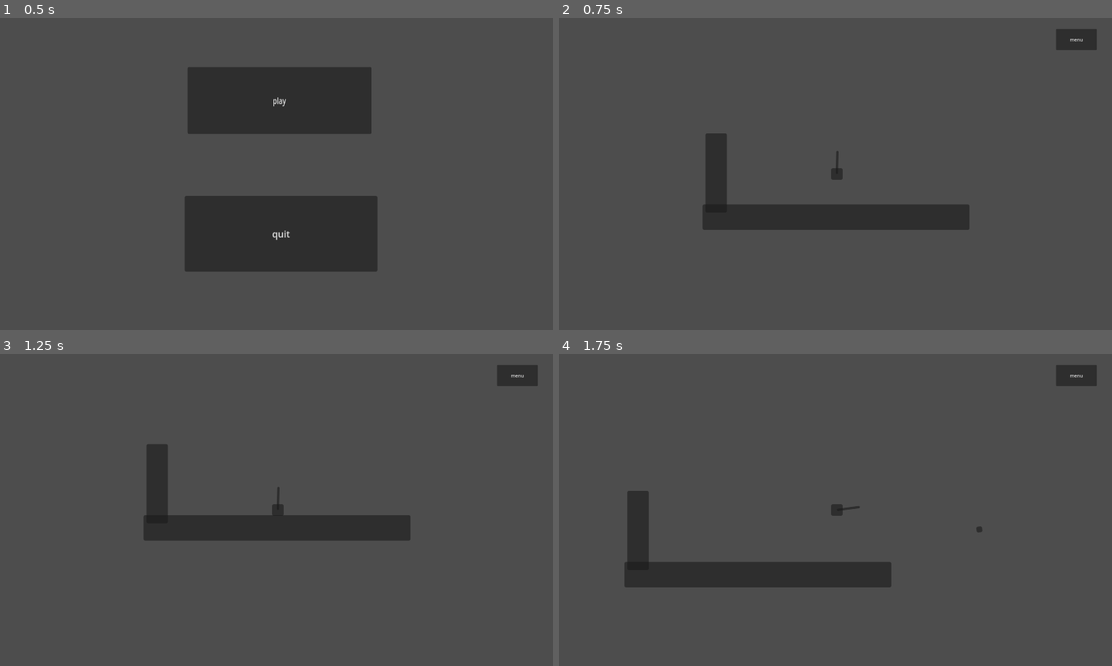
Above: before the commit, frames 1-4 (two rows, left to right).
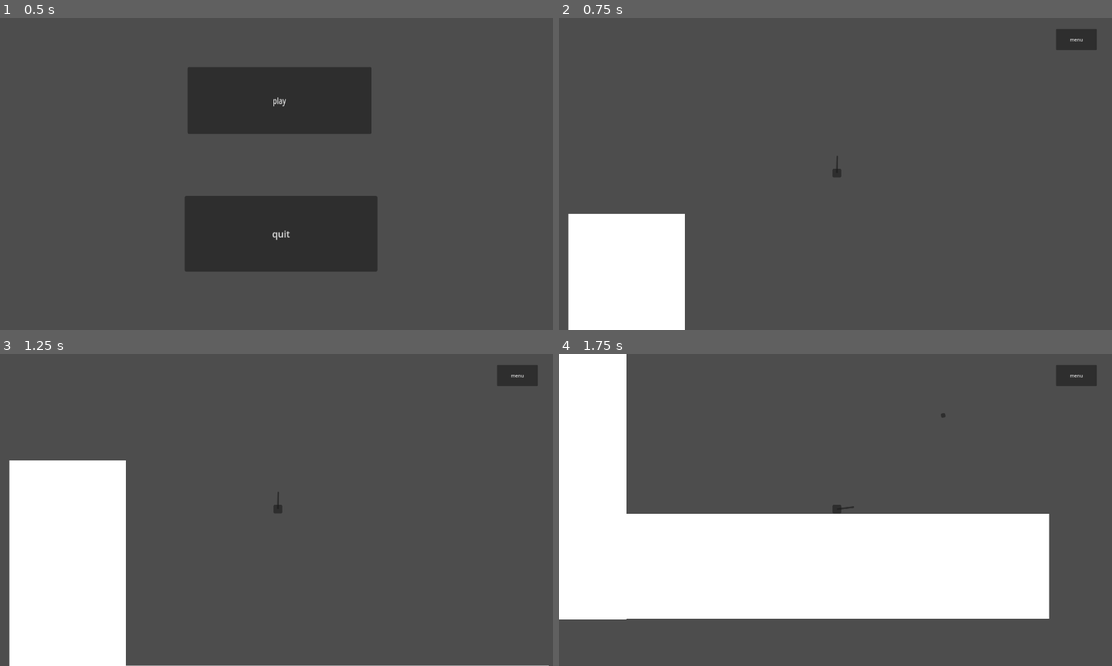
Above: after the commit, the same moments.

Repository: rowanmcevilly/godot_game_1
Game: Godot game, scene res://menu.tscn
Same seed, same stepped clock (60 frames per second), same inputs: the game is played once before the commit and once after it. The engine's default icon, where the game draws it, is replaced by a stand-in: a white triangle on a blue panel in a dark square.
Inputs (mouse positions are in pixels of both pictures, inside the frame that each line leads up to):
- Up to frame 1 (0.5 s): no input
- Up to frame 2 (0.75 s): click "play" at 0.5 s
- Up to frame 3 (1.25 s): no input
- Up to frame 4 (1.75 s): tap Enter (ui_accept) at 1.25, 1.35 s; move the mouse to (957, 494) at 1.27 s; hold Right (ui_right) from 1.28 s (still down); click (957, 494) at 1.42 s; tap Space (jump, bound only after the commit) at 1.52, 1.55 s

Frame 1 is identical in both runs. In frame 2, 13% of the frame differs, in the area x 1-75%, y 36-100%; in frame 3, 19%; in frame 4, 36%, in the area x 0-89%, y 0-86%.

Commit message:
inventory2
items can now be moved from slot to slot

Diff:
--- a/inventory.gd
+++ b/inventory.gd
@@ -1,10 +1,35 @@
-extends Node
+extends Node2D
 
+const slot_class = preload("res://slot.gd")
+const world_class = preload("res://world.tscn")
+@onready var inventory_slots = $menuGUI/ColorRect2/GridContainer
+var holding_item = null
 
+func _ready():
+	for inv_slot in inventory_slots.get_children():
+		inv_slot.gui_input.connect(slot_gui_input.bind(inv_slot))
 
-func _on_quit_pressed():
-	get_tree().quit()
+func slot_gui_input(event: InputEvent, slot: slot_class):
+	if event is InputEventMouseButton:
+		if event.button_index == MOUSE_BUTTON_LEFT && event.is_pressed():
+			if holding_item != null:
+				if !slot.item:
+					slot.put_in_slot(holding_item)
+					holding_item = null
+				else:
+					var temp_item = slot.item
+					slot.pick_from_slot()
+					temp_item.global_position = event.global_position
+					slot.put_in_slot(holding_item)
+					holding_item = temp_item
+			elif slot.item:
+				holding_item = slot.item
+				slot.pick_from_slot()
+				holding_item.global_position = get_global_mouse_position()
 
+func _input(event):
+	if holding_item:
+		holding_item.global_position = get_global_mouse_position()
 
 func _on_menu_pressed():
 	if $menuGUI.visible:
@@ -14,7 +39,6 @@
 		$menuGUI.visible = true
 		$menu.visible = false
 
-
 func _on_back_pressed():
 	if $menuGUI.visible:
 		$menuGUI.visible = false
@@ -23,6 +47,5 @@
 		$menuGUI.visible = true
 		$menu.visible = false
 
-
-func _on_inventory_pressed():
-	pass # Replace with function body.
+func _on_quit_pressed():
+	get_tree().quit()
--- a/inventory.tscn
+++ b/inventory.tscn
@@ -1,13 +1,13 @@
-[gd_scene load_steps=5 format=3 uid="uid://bjsynyhj6s6p4"]
+[gd_scene load_steps=5 format=3 uid="uid://by1qj53lehqro"]
 
 [ext_resource type="Script" path="res://inventory.gd" id="1_kqw3m"]
 [ext_resource type="Texture2D" uid="uid://b241qgote162f" path="res://graphics/icon.svg" id="2_hp8cq"]
 [ext_resource type="Script" path="res://slot.gd" id="3_4vqg2"]
 
-[sub_resource type="StyleBoxTexture" id="StyleBoxTexture_bf0lc"]
+[sub_resource type="StyleBoxTexture" id="StyleBoxTexture_4151p"]
 texture = ExtResource("2_hp8cq")
 
-[node name="Node" type="Node"]
+[node name="inventory" type="Node2D"]
 script = ExtResource("1_kqw3m")
 
 [node name="menuGUI" type="ColorRect" parent="."]
@@ -17,13 +17,13 @@
 offset_right = 1522.0
 offset_bottom = 841.0
 
-[node name="inventory" type="Button" parent="menuGUI"]
+[node name="inventory_tab" type="Button" parent="menuGUI"]
 layout_mode = 0
 offset_right = 264.0
 offset_bottom = 77.0
 text = "inventory"
 
-[node name="settings" type="Button" parent="menuGUI"]
+[node name="settings_tab" type="Button" parent="menuGUI"]
 layout_mode = 0
 offset_left = 302.0
 offset_top = -1.0
@@ -166,7 +166,6 @@
 text = "menu
 "
 
-[connection signal="pressed" from="menuGUI/inventory" to="." method="_on_inventory_pressed"]
 [connection signal="pressed" from="menuGUI/back" to="." method="_on_back_pressed"]
 [connection signal="pressed" from="menuGUI/quit" to="." method="_on_quit_pressed"]
 [connection signal="pressed" from="menu" to="." method="_on_menu_pressed"]
--- a/item.tscn
+++ b/item.tscn
@@ -3,8 +3,10 @@
 [ext_resource type="Script" path="res://item.gd" id="1_p7rqc"]
 
 [node name="item" type="Node2D"]
+z_index = 1
 script = ExtResource("1_p7rqc")
 
 [node name="TextureRect" type="TextureRect" parent="."]
 offset_right = 40.0
 offset_bottom = 40.0
+mouse_filter = 2
--- a/player.gd
+++ b/player.gd
@@ -14,7 +14,7 @@
 		velocity.y += gravity * delta
 
 	# Handle jump.
-	if Input.is_action_just_pressed("ui_accept") and is_on_floor():
+	if Input.is_action_just_pressed("jump") and is_on_floor():
 		velocity.y = JUMP_VELOCITY
 
 	# Get the input direction and handle the movement/deceleration.
--- a/project.godot
+++ b/project.godot
@@ -20,6 +20,46 @@
 window/size/viewport_width=1920
 window/size/viewport_height=1080
 
+[input]
+
+ui_left={
+"deadzone": 0.5,
+"events": [Object(InputEventKey,"resource_local_to_scene":false,"resource_name":"","device":0,"window_id":0,"alt_pressed":false,"shift_pressed":false,"ctrl_pressed":false,"meta_pressed":false,"pressed":false,"keycode":4194319,"physical_keycode":0,"key_label":0,"unicode":0,"echo":false,"script":null)
+, Object(InputEventJoypadButton,"resource_local_to_scene":false,"resource_name":"","device":0,"button_index":13,"pressure":0.0,"pressed":false,"script":null)
+, Object(InputEventJoypadMotion,"resource_local_to_scene":false,"resource_name":"","device":0,"axis":0,"axis_value":-1.0,"script":null)
+, Object(InputEventKey,"resource_local_to_scene":false,"resource_name":"","device":0,"window_id":0,"alt_pressed":false,"shift_pressed":false,"ctrl_pressed":false,"meta_pressed":false,"pressed":false,"keycode":0,"physical_keycode":65,"key_label":0,"unicode":0,"echo":false,"script":null)
+]
+}
+ui_right={
+"deadzone": 0.5,
+"events": [Object(InputEventKey,"resource_local_to_scene":false,"resource_name":"","device":0,"window_id":0,"alt_pressed":false,"shift_pressed":false,"ctrl_pressed":false,"meta_pressed":false,"pressed":false,"keycode":4194321,"physical_keycode":0,"key_label":0,"unicode":0,"echo":false,"script":null)
+, Object(InputEventJoypadButton,"resource_local_to_scene":false,"resource_name":"","device":0,"button_index":14,"pressure":0.0,"pressed":false,"script":null)
+, Object(InputEventJoypadMotion,"resource_local_to_scene":false,"resource_name":"","device":0,"axis":0,"axis_value":1.0,"script":null)
+, Object(InputEventKey,"resource_local_to_scene":false,"resource_name":"","device":-1,"window_id":0,"alt_pressed":false,"shift_pressed":false,"ctrl_pressed":false,"meta_pressed":false,"pressed":false,"keycode":0,"physical_keycode":68,"key_label":0,"unicode":68,"echo":false,"script":null)
+]
+}
+ui_up={
+"deadzone": 0.5,
+"events": [Object(InputEventKey,"resource_local_to_scene":false,"resource_name":"","device":0,"window_id":0,"alt_pressed":false,"shift_pressed":false,"ctrl_pressed":false,"meta_pressed":false,"pressed":false,"keycode":4194320,"physical_keycode":0,"key_label":0,"unicode":0,"echo":false,"script":null)
+, Object(InputEventJoypadButton,"resource_local_to_scene":false,"resource_name":"","device":0,"button_index":11,"pressure":0.0,"pressed":false,"script":null)
+, Object(InputEventJoypadMotion,"resource_local_to_scene":false,"resource_name":"","device":0,"axis":1,"axis_value":-1.0,"script":null)
+, Object(InputEventKey,"resource_local_to_scene":false,"resource_name":"","device":-1,"window_id":0,"alt_pressed":false,"shift_pressed":false,"ctrl_pressed":false,"meta_pressed":false,"pressed":false,"keycode":0,"physical_keycode":87,"key_label":0,"unicode":87,"echo":false,"script":null)
+]
+}
+ui_down={
+"deadzone": 0.5,
+"events": [Object(InputEventKey,"resource_local_to_scene":false,"resource_name":"","device":0,"window_id":0,"alt_pressed":false,"shift_pressed":false,"ctrl_pressed":false,"meta_pressed":false,"pressed":false,"keycode":4194322,"physical_keycode":0,"key_label":0,"unicode":0,"echo":false,"script":null)
+, Object(InputEventJoypadButton,"resource_local_to_scene":false,"resource_name":"","device":0,"button_index":12,"pressure":0.0,"pressed":false,"script":null)
+, Object(InputEventJoypadMotion,"resource_local_to_scene":false,"resource_name":"","device":0,"axis":1,"axis_value":1.0,"script":null)
+, Object(InputEventKey,"resource_local_to_scene":false,"resource_name":"","device":-1,"window_id":0,"alt_pressed":false,"shift_pressed":false,"ctrl_pressed":false,"meta_pressed":false,"pressed":false,"keycode":0,"physical_keycode":83,"key_label":0,"unicode":83,"echo":false,"script":null)
+]
+}
+jump={
+"deadzone": 0.5,
+"events": [Object(InputEventKey,"resource_local_to_scene":false,"resource_name":"","device":-1,"window_id":0,"alt_pressed":false,"shift_pressed":false,"ctrl_pressed":false,"meta_pressed":false,"pressed":false,"keycode":0,"physical_keycode":32,"key_label":0,"unicode":32,"echo":false,"script":null)
+]
+}
+
 [physics]
 
 common/physics_ticks_per_second=120
--- a/slot.gd
+++ b/slot.gd
@@ -1,9 +1,41 @@
 extends Panel
+
+var default_tex = preload("res://graphics/icon.svg")
+var empty_tex = preload("res://graphics/icon.svg")
+
+var default_style: StyleBoxTexture = null
+var empty_style: StyleBoxTexture = null
 
 var itemScene = preload("res://item.tscn")
 var item = null
 # Called when the node enters the scene tree for the first time.
 func _ready():
+	default_style = StyleBoxTexture.new()
+	empty_style = StyleBoxTexture.new()
+	default_style.texture = default_tex
+	empty_style.texture = empty_tex
 	if randi() % 2 == 0:
 		item = itemScene.instantiate()
 		add_child(item)
+	refresh_styles()
+
+func refresh_styles():
+	if item == null:
+		set("custom_styles/panel", empty_style)
+	else:
+		set("custom_styles/panel", default_style)
+
+func pick_from_slot():
+	remove_child(item)
+	var inventoryNode = find_parent("inventory")
+	inventoryNode.add_child(item)
+	item = null
+	refresh_styles()
+
+func put_in_slot(new_item):
+	item = new_item
+	item.position = Vector2(0, 0)
+	var inventoryNode = find_parent("inventory")
+	inventoryNode.remove_child(item)
+	add_child(item)
+	refresh_styles()
--- a/world.tscn
+++ b/world.tscn
@@ -1,54 +1,49 @@
-[gd_scene load_steps=7 format=3 uid="uid://c8aoo7mbgp7m4"]
+[gd_scene load_steps=6 format=3 uid="uid://ddyoketlsd0nn"]
 
 [ext_resource type="PackedScene" uid="uid://1qekapqxq5uf" path="res://player.tscn" id="1_b8ylf"]
 [ext_resource type="Script" path="res://world.gd" id="1_qf14c"]
-[ext_resource type="PackedScene" uid="uid://bjsynyhj6s6p4" path="res://inventory.tscn" id="3_fyuyc"]
+[ext_resource type="PackedScene" uid="uid://by1qj53lehqro" path="res://inventory.tscn" id="4_rijs1"]
 
-[sub_resource type="CanvasItemMaterial" id="CanvasItemMaterial_hygk5"]
+[sub_resource type="RectangleShape2D" id="RectangleShape2D_xv0ch"]
+size = Vector2(268, 708)
 
-[sub_resource type="RectangleShape2D" id="RectangleShape2D_mftry"]
-size = Vector2(459, 42)
-
-[sub_resource type="RectangleShape2D" id="RectangleShape2D_0dal3"]
-size = Vector2(38.625, 138.75)
+[sub_resource type="RectangleShape2D" id="RectangleShape2D_fattx"]
+size = Vector2(970, 241.5)
 
 [node name="world" type="Node2D"]
 script = ExtResource("1_qf14c")
 
 [node name="player" parent="." instance=ExtResource("1_b8ylf")]
-position = Vector2(565, 188)
+position = Vector2(856, 108)
 
-[node name="Camera2D2" type="Camera2D" parent="player"]
-zoom = Vector2(2, 2)
-
-[node name="floor" type="StaticBody2D" parent="."]
-collision_mask = 7
-
-[node name="floor_collider" type="CollisionShape2D" parent="floor"]
-material = SubResource("CanvasItemMaterial_hygk5")
-position = Vector2(563.5, 277)
-shape = SubResource("RectangleShape2D_mftry")
-
-[node name="Panel" type="Panel" parent="floor"]
-offset_left = 333.0
-offset_top = 255.0
-offset_right = 794.0
-offset_bottom = 299.0
-
-[node name="wall" type="StaticBody2D" parent="."]
-collision_mask = 7
-
-[node name="wall_collider" type="CollisionShape2D" parent="wall"]
-material = SubResource("CanvasItemMaterial_hygk5")
-position = Vector2(356, 202)
-shape = SubResource("RectangleShape2D_0dal3")
-
-[node name="Panel" type="Panel" parent="wall"]
-offset_left = 338.0
-offset_top = 132.0
-offset_right = 375.0
-offset_bottom = 269.0
+[node name="Camera2D" type="Camera2D" parent="player"]
+position = Vector2(0, 2)
+zoom = Vector2(1.5, 1.5)
 
 [node name="CanvasLayer" type="CanvasLayer" parent="."]
 
-[node name="Node" parent="CanvasLayer" instance=ExtResource("3_fyuyc")]
+[node name="inventory" parent="CanvasLayer" instance=ExtResource("4_rijs1")]
+
+[node name="StaticBody2D" type="StaticBody2D" parent="."]
+position = Vector2(238, 216)
+
+[node name="CollisionShape2D" type="CollisionShape2D" parent="StaticBody2D"]
+position = Vector2(134, 357)
+shape = SubResource("RectangleShape2D_xv0ch")
+
+[node name="ColorRect2" type="ColorRect" parent="StaticBody2D"]
+offset_right = 268.0
+offset_bottom = 718.0
+
+[node name="StaticBody2D2" type="StaticBody2D" parent="."]
+position = Vector2(496, 682)
+
+[node name="CollisionShape2D" type="CollisionShape2D" parent="StaticBody2D2"]
+position = Vector2(499, 128)
+shape = SubResource("RectangleShape2D_fattx")
+
+[node name="ColorRect" type="ColorRect" parent="StaticBody2D2"]
+offset_left = 6.0
+offset_top = 8.0
+offset_right = 984.0
+offset_bottom = 250.0
Not shown: 1 places in inventory.tscn that only renumber resources
Not shown, changed: graphics/.DS_Store
